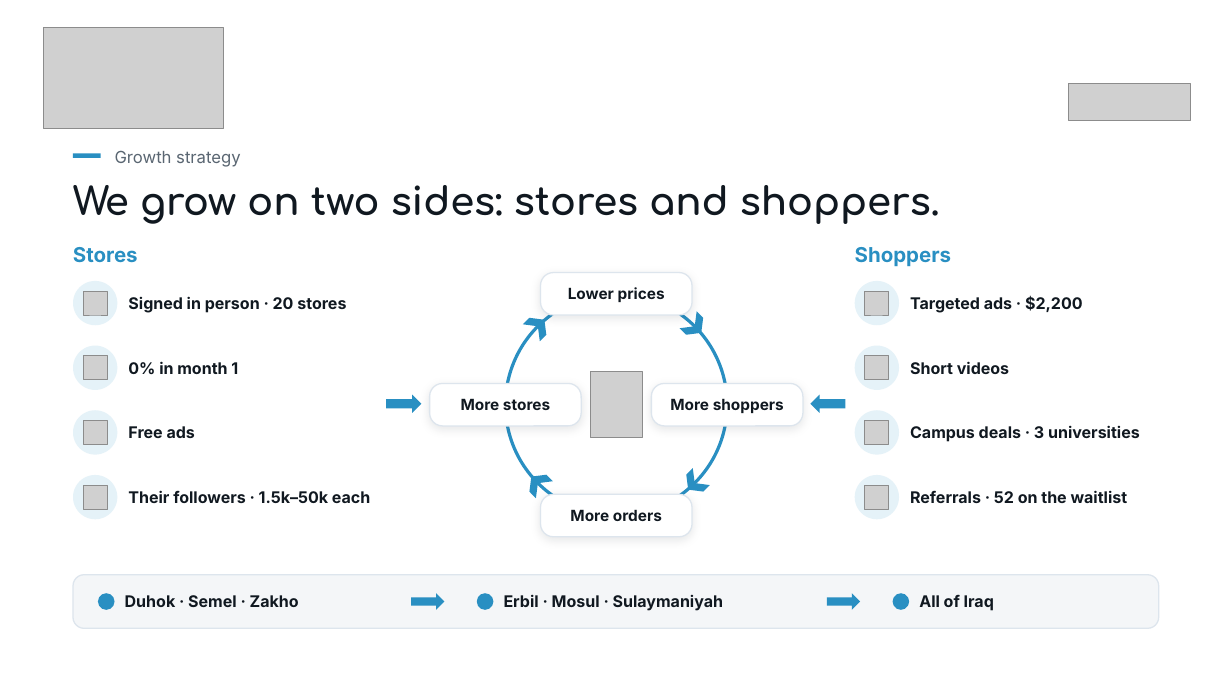
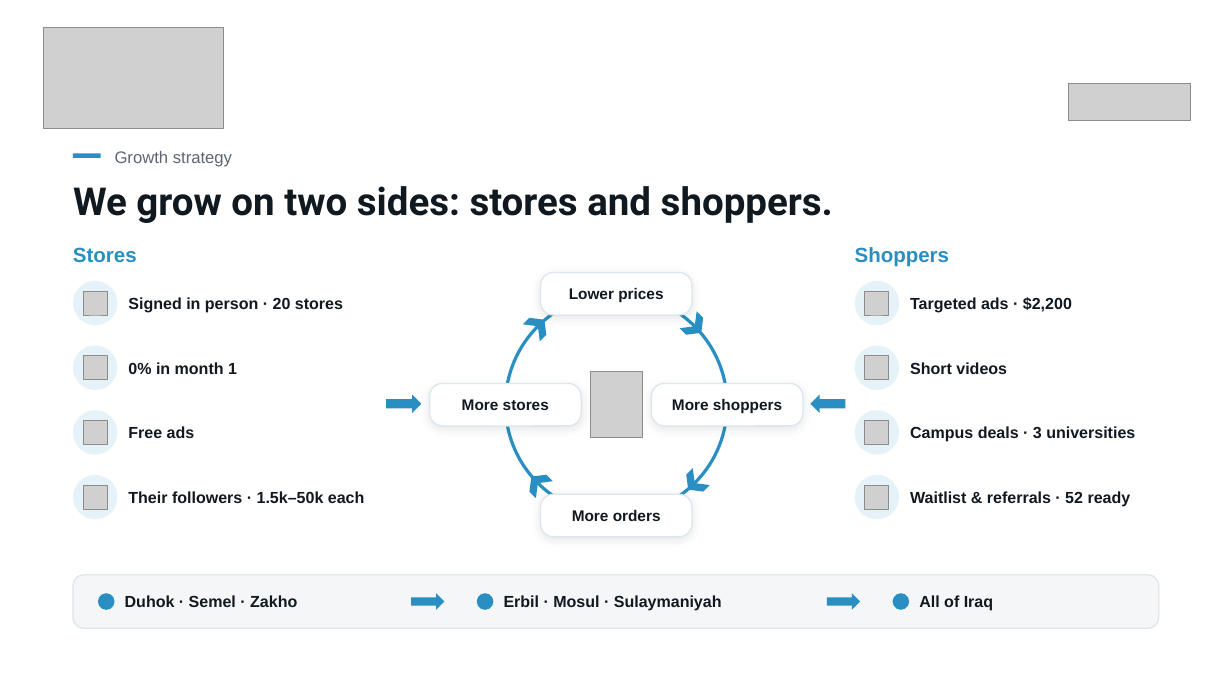
Before and after one commit to shakerbr/cheapify, a slide deck: slide 10 of presentation/Cheapify-GIZ-Pitch.pptx. Drawn at 1232x693 pixels with LibreOffice and Linux fonts; fonts in the diff are those of the drawing; grey boxes stand for pictures. Boxes give left, top, right and bottom in pixels: in the first picture for what was removed or moved away, otherwise in the second. Text is boxed around its words. In the diff, an @@ line names an element or a change of style, - is before the commit and + after.

```diff
--- a/presentation/Cheapify-GIZ-Pitch.pptx
+++ b/presentation/Cheapify-GIZ-Pitch.pptx
@@ text "We grow on two sides: ..." at [73,186,833,223]: font Comfortaa to Roboto @@
@@ text at [910,491,1131,507]: text changed; font Inter to Arial @@
-Referrals · 52 on the waitlist
+Waitlist & referrals · 52 ready
@@ font Inter to Arial in 14 elements at [115,151,232,167], [569,288,663,303], [672,399,782,414], [572,510,661,521], [462,399,549,410], [128,297,343,313], [128,362,237,374], [128,491,364,503], [855,247,949,267], [910,297,1072,313], [910,362,1007,374], [910,426,1135,442], [125,595,297,607], [504,595,722,611] @@
```
Also in this commit, not shown: 21 other slides changed.
